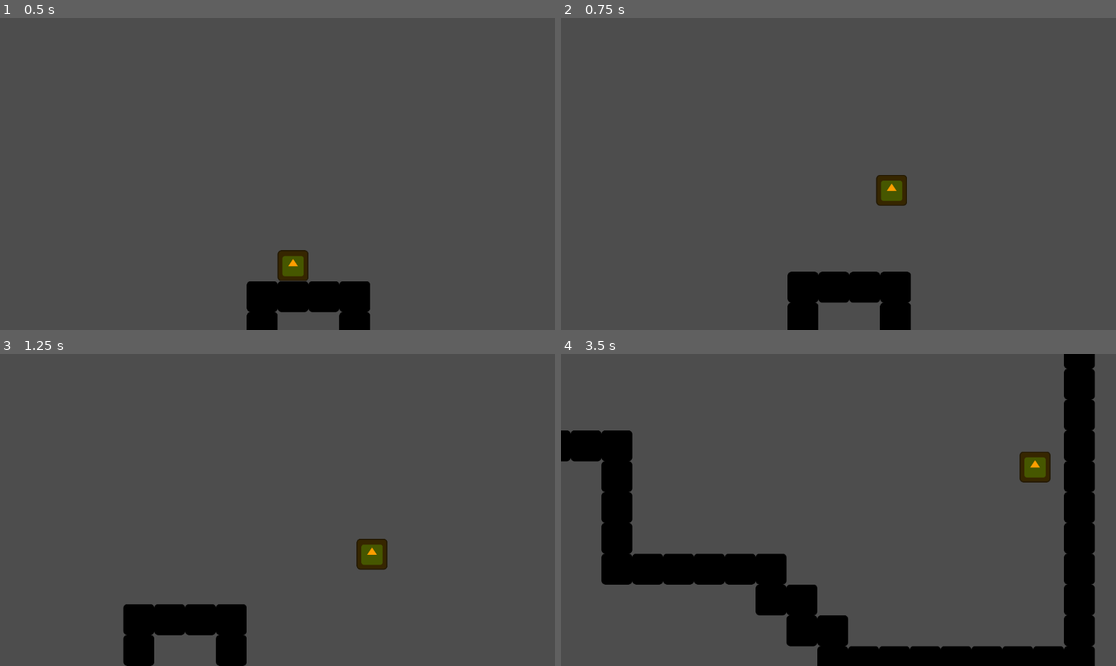
Above: before the commit, frames 1-4 (two rows, left to right).
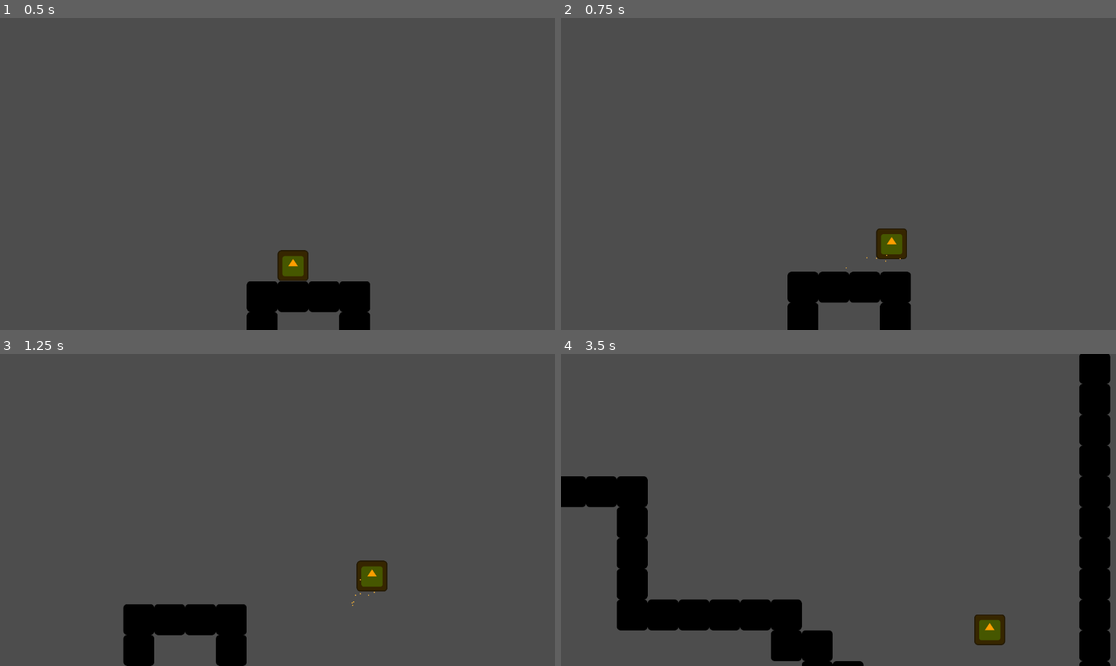
Above: after the commit, the same moments.

Repository: m3lon4rt/godot-proj
Game: Godot game, scene res://Scenes/Main.tscn
Same seed, same stepped clock (60 frames per second), same inputs: the game is played once before the commit and once after it. The engine's default icon, where the game draws it, is replaced by a stand-in: a white triangle on a blue panel in a dark square.
Inputs (mouse positions are in pixels of both pictures, inside the frame that each line leads up to):
- Up to frame 1 (0.5 s): no input
- Up to frame 2 (0.75 s): tap Enter (ui_accept) at 0.5 s; move the mouse to (960, 158) at 0.52 s; hold Right (ui_right) from 0.53 s (still down); hold Space (activate_flight, bound only after the commit) from 0.53 s (still down)
- Up to frame 3 (1.25 s): keep holding Right (ui_right); keep holding Space (activate_flight, bound only after the commit); tap Enter (ui_accept) at 0.77, 0.8, 1.07 s
- Up to frame 4 (3.5 s): move the mouse to (727, 525) at 1.27 s; release Space (activate_flight, bound only after the commit) at 1.28 s; tap Enter (ui_accept) at 1.35, 1.52, 1.82, 2.3, 3.02, 3.32 s; tap Space (activate_flight, bound only after the commit) at 1.55, 2.85 s; move the mouse to (894, 441) at 2.02 s; release Right (ui_right) at 2.03 s; hold Left (ui_left) 2.03-2.78 s; hold Space (activate_flight, bound only after the commit) 2.03-2.78 s; move the mouse to (810, 572) at 2.77 s; hold Right (ui_right) from 2.78 s (still down)

Frame 1 is identical in both runs. In frame 2, 1.1% of the frame differs, in the area x 51-63%, y 50-81%; in frame 3, 0.9%; in frame 4, 20%, in the area x 0-99%, y 0-100%.

Commit message:
Implement rudimentary flight

Diff:
--- a/Scenes/Main.tscn
+++ b/Scenes/Main.tscn
@@ -267,5 +267,4 @@
 
 [node name="CharacterBody2D" parent="." instance=ExtResource("2_4ayb7")]
 position = Vector2(608, 160)
-jumps = 2
 wall_jumps = 2
--- a/Scenes/Player.gd
+++ b/Scenes/Player.gd
@@ -11,6 +11,7 @@
 var is_wall_sliding = false
 var on_wall = false
 var on_ground = false
+var flight_on = false
 
 # Exported variables can be assigned values from the Inspector >>>
 @export var jumps = 0 # num of jumps allowed
@@ -23,7 +24,7 @@
 
 # executes every physics step
 func _physics_process(delta):
-	print(jump)
+	print(flight_on)
 	# Stuff to do when on the floor/landing
 	if is_on_floor():
 		if !on_ground:
@@ -36,6 +37,9 @@
 		wall_jump = wall_jumps
 	else:
 		on_ground = false
+
+	# handles Flying
+	flying(delta)
 
 	# Handles Wall Jump
 	wall_jumping(delta)
@@ -54,6 +58,32 @@
 	#physics
 	move_and_slide()
 
+# Function that handles flying
+func flying(delta):
+	if Input.is_action_pressed("activate_flight"):
+		flight_on = true
+		wall_gravity = 0
+		gravity = 0
+
+		velocity.x = 0
+		velocity.y = 0
+
+	if Input.is_action_just_released("activate_flight"):
+		flight_on = false
+		gravity = ProjectSettings.get_setting("physics/2d/default_gravity")
+		wall_gravity = ProjectSettings.get_setting("physics/2d/default_gravity")*0.20
+
+	if flight_on:
+		var vert_dir = Input.get_axis("ui_up","ui_down")
+		if vert_dir:
+			velocity.y = vert_dir * SPEED
+		else:
+			velocity.y = move_toward(velocity.y, 0, SPEED)
+
+		get_node("CPUParticles2D3").emitting = true
+	else:
+		get_node("CPUParticles2D3").emitting = false
+
 # Function that handles jumping
 func jumping(delta):
 	# Gravity
@@ -62,10 +92,11 @@
 	# Jump
 	if Input.is_action_just_pressed("ui_accept") or Input.is_action_just_pressed("ui_up"):
 		if is_on_floor() and jump > 0 or jump > 0 and !is_wall_sliding:
-			jump -= 1
-			velocity.y = JUMP_VELOCITY
-			# Particle Emitter
-			get_node("CPUParticles2D").emitting = true
+			if !flight_on:
+				jump -= 1
+				velocity.y = JUMP_VELOCITY
+				# Particle Emitter
+				get_node("CPUParticles2D").emitting = true
 
 # Function that handles wall jumping
 func wall_jumping(delta):
@@ -91,7 +122,7 @@
 	# Checks if player is next to a wall
 	wall_check()
 
-	if on_wall and !is_on_floor():
+	if on_wall and !is_on_floor() and !flight_on:
 		is_wall_sliding = true
 	else:
 		is_wall_sliding = false
--- a/Scenes/Player.tscn
+++ b/Scenes/Player.tscn
@@ -58,6 +58,16 @@
 gravity = Vector2(0, -980)
 color = Color(1, 0.721569, 0.219608, 1)
 
+[node name="CPUParticles2D3" type="CPUParticles2D" parent="."]
+position = Vector2(16, 32)
+emitting = false
+lifetime = 0.15
+explosiveness = 0.5
+randomness = 0.5
+emission_shape = 1
+emission_sphere_radius = 16.0
+color = Color(1, 0.721569, 0.219608, 1)
+
 [node name="RayCast2D" type="RayCast2D" parent="."]
 position = Vector2(0, 16)
 target_position = Vector2(-1, 0)
--- a/project.godot
+++ b/project.godot
@@ -17,6 +17,12 @@
 
 [input]
 
+ui_accept={
+"deadzone": 0.5,
+"events": [Object(InputEventKey,"resource_local_to_scene":false,"resource_name":"","device":0,"window_id":0,"alt_pressed":false,"shift_pressed":false,"ctrl_pressed":false,"meta_pressed":false,"pressed":false,"keycode":4194309,"physical_keycode":0,"key_label":0,"unicode":0,"echo":false,"script":null)
+, Object(InputEventKey,"resource_local_to_scene":false,"resource_name":"","device":0,"window_id":0,"alt_pressed":false,"shift_pressed":false,"ctrl_pressed":false,"meta_pressed":false,"pressed":false,"keycode":4194310,"physical_keycode":0,"key_label":0,"unicode":0,"echo":false,"script":null)
+]
+}
 ui_left={
 "deadzone": 0.5,
 "events": [Object(InputEventKey,"resource_local_to_scene":false,"resource_name":"","device":0,"window_id":0,"alt_presse …(181 unchanged characters)…
@@ -49,6 +55,11 @@
 , Object(InputEventKey,"resource_local_to_scene":false,"resource_name":"","device":-1,"window_id":0,"alt_pressed":false,"shift_pressed":false,"ctrl_pressed":false,"meta_pressed":false,"pressed":false,"keycode":0,"physical_keycode":83,"key_label":0,"unicode":115,"echo":false,"script":null)
 ]
 }
+activate_flight={
+"deadzone": 0.5,
+"events": [Object(InputEventKey,"resource_local_to_scene":false,"resource_name":"","device":-1,"window_id":0,"alt_pressed":false,"shift_pressed":false,"ctrl_pressed":false,"meta_pressed":false,"pressed":false,"keycode":0,"physical_keycode":32,"key_label":0,"unicode":32,"echo":false,"script":null)
+]
+}
 
 [rendering]
 
